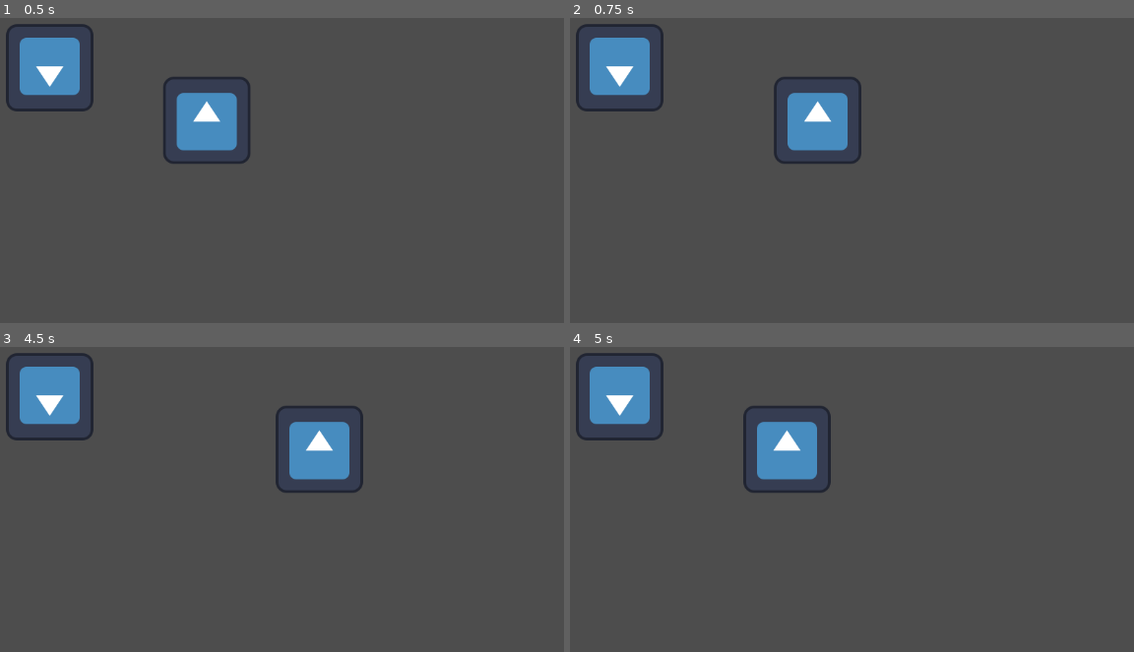
Above: before the commit, frames 1-4 (two rows, left to right).
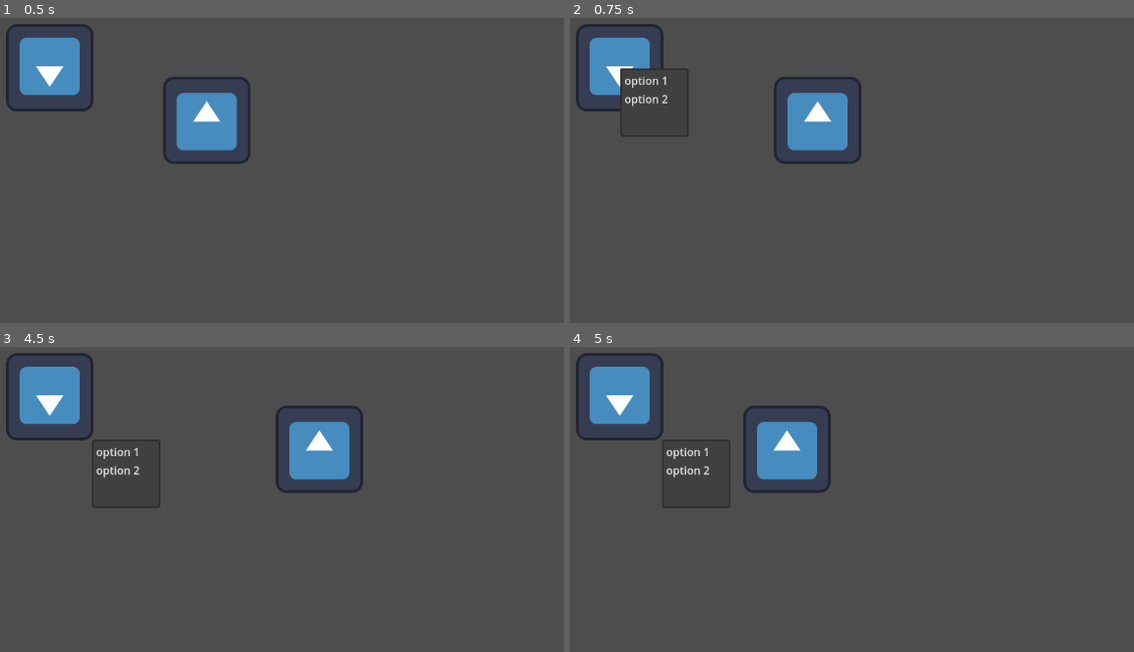
Above: after the commit, the same moments.

Repository: Sylvaindelaforet/logi-game
Game: Godot game, scene res://scenes/main.tscn
Same seed, same stepped clock (60 frames per second), same inputs: the game is played once before the commit and once after it. The engine's default icon, where the game draws it, is replaced by a stand-in: a white triangle on a blue panel in a dark square.
Inputs (mouse positions are in pixels of both pictures, inside the frame that each line leads up to):
- Up to frame 1 (0.5 s): no input
- Up to frame 2 (0.75 s): tap Enter at 0.5 s; move the mouse to (620, 66) at 0.52 s; hold D (droite) from 0.53 s (still down); hold Right mouse button (clic_droit) from 0.53 s (still down); click (620, 66) at 0.67 s
- Up to frame 3 (4.5 s): move the mouse to (169, 526) at 1.27 s; release D (droite) at 1.28 s; release Right mouse button (clic_droit) at 1.28 s; hold S (bas) 1.28-2.03 s; right-click (169, 526) at 1.35 s; move the mouse to (406, 408) at 2.02 s; hold D (droite) 2.03-2.78 s; hold Right mouse button (clic_droit) 2.03-2.78 s; move the mouse to (287, 594) at 2.77 s; hold W (haut) 2.78-3.53 s; right-click (287, 594) at 2.85 s; click (287, 594) at 2.92 s; move the mouse to (outside the picture) at 3.52 s; hold Right mouse button (clic_droit) 3.53-4.28 s; hold A (gauche) from 3.53 s (still down); move the mouse to (90, 438) at 4.27 s; right-click (90, 438) at 4.35 s
- Up to frame 4 (5 s): keep holding A (gauche)

Frame 1 is identical in both runs. In frame 2, 0.9% of the frame differs, in the area x 8-21%, y 16-39%; in frame 3, 0.4%; in frame 4, 0.4%.

Commit message:
juste déplacement du clic droit ?

Diff:
--- a/scenes/main.tscn
+++ b/scenes/main.tscn
@@ -38,3 +38,5 @@
 
 [node name="HUD" type="CanvasLayer" parent="."]
 script = ExtResource("7_57k0n")
+
+[node name="ClicDroit" type="PopupMenu" parent="HUD"]
--- a/script/coffre.gd
+++ b/script/coffre.gd
@@ -17,7 +17,7 @@
 #	pass
 
 func _input_event(_viewport, event, _shape_idx):
-	if event.is_action("clic_droit"):
+	if event.is_action_pressed("clic_droit"):
 		print("ok")
 		var pos: Vector2 = get_global_mouse_position()
 		hud.display_popup_menu.emit(pos)
--- a/script/hud_script.gd
+++ b/script/hud_script.gd
@@ -2,10 +2,12 @@
 
 signal display_popup_menu(pos:Vector2)
 
+var menu:PopupMenu
 
 func _ready():
 	display_popup_menu.connect(test_signal)
-
+	print($PopupMenu)
+	menu = $ClicDroit
 
 func _create_popup():
 	var menu:PopupMenu = PopupMenu.new()
@@ -14,5 +16,8 @@
 
 
 func test_signal(pos:Vector2):
-	print("essai réussi")
-	print(pos)
+	menu.clear()
+	menu.position = pos
+	menu.add_item("option 1")
+	menu.visible = true
+	menu.add_item("option 2")
